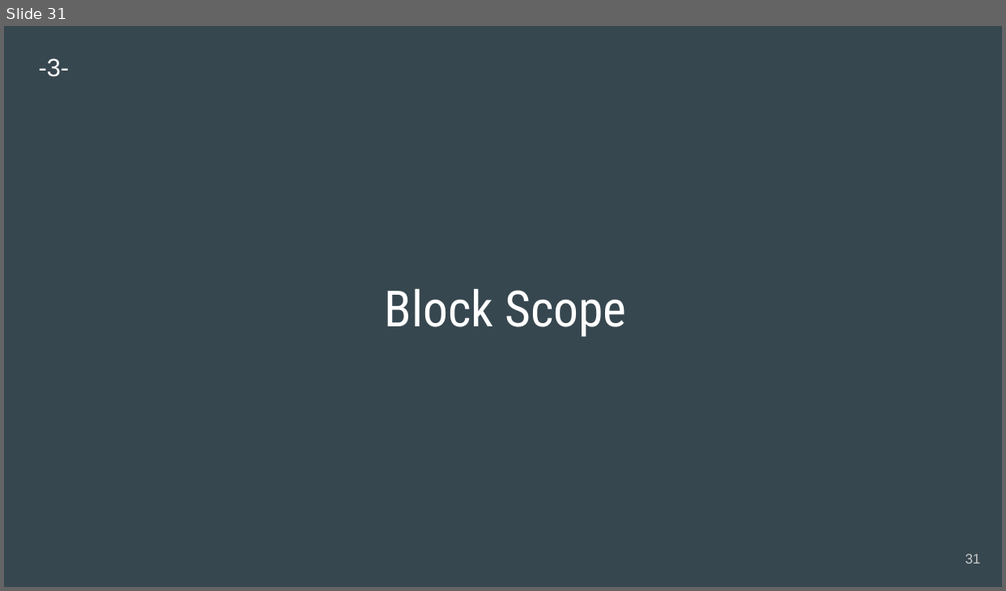
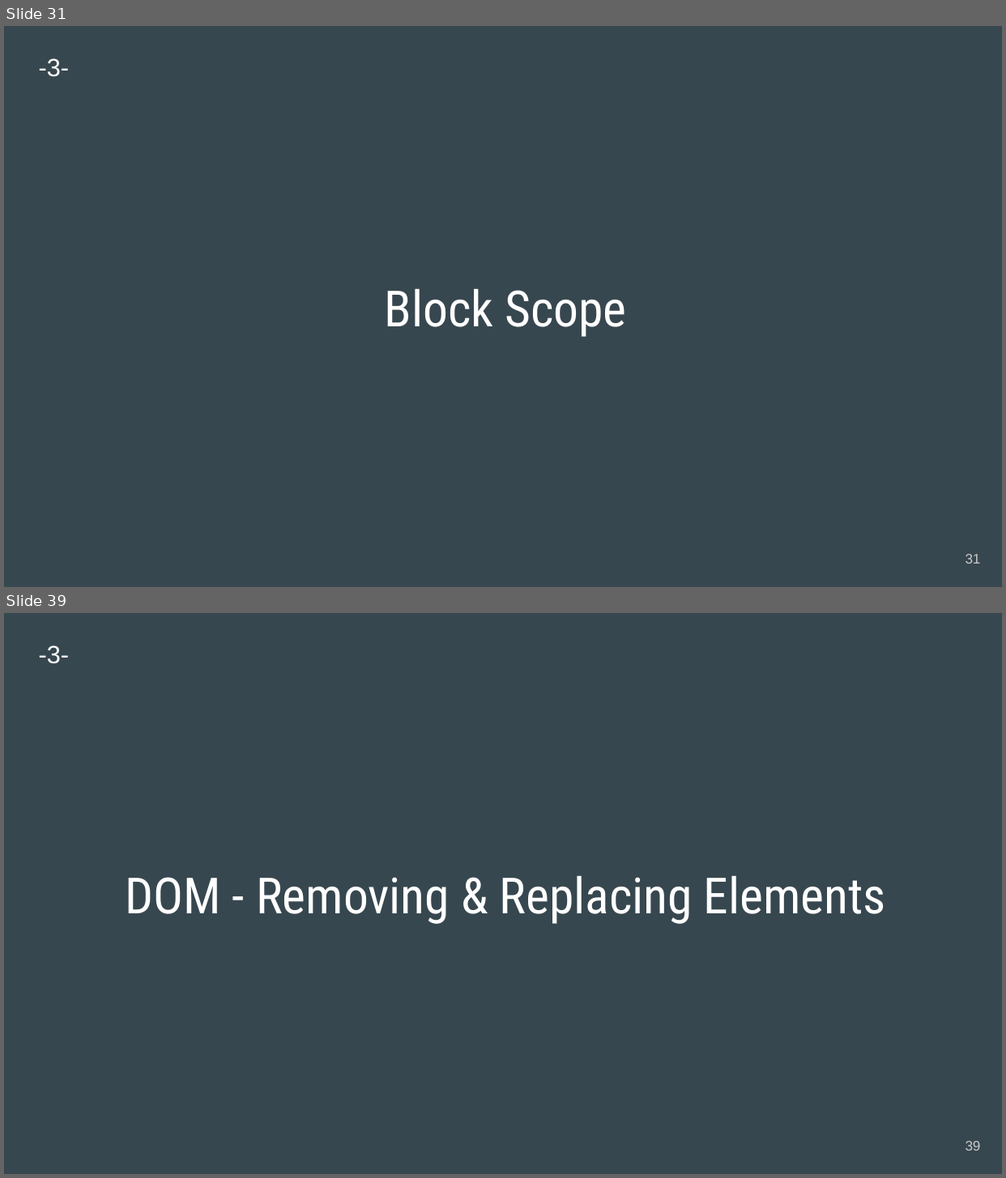
Before and after one commit to engwsalama/webdev_js, a slide deck: 2020-WebDev_js.pptx. Shown one above the other, each under a label of ours: slide 31 before the commit, slides 31 and 39 after it; the slides between them are not shown. The pictures are 1006x591 and 1006x1178 pixels, drawn with LibreOffice and Linux fonts; fonts in the diff are those of the drawing. Boxes give left, top, right and bottom in pixels: in the first picture for what was removed or moved away, otherwise in the second. Text is boxed around its words. In the diff, an @@ line names an element or a change of style, - is before the commit and + after.

```diff
--- a/2020-WebDev_js.pptx
+++ b/2020-WebDev_js.pptx
@@ slide 39 added at [4, 613, 1002, 1174], background #37474F @@
@@ text added at [39, 645, 70, 664], 18 pt, text #FFFFFF @@
+-3-
@@ title added at [125, 876, 886, 924], 36 pt, text #FFFFFF @@
+DOM - Removing & Replacing Elements
@@ page number added at [965, 1141, 981, 1151], 10 pt, text #CACACA @@
+39
```
Also in this commit, not shown: 11 other slides added.
